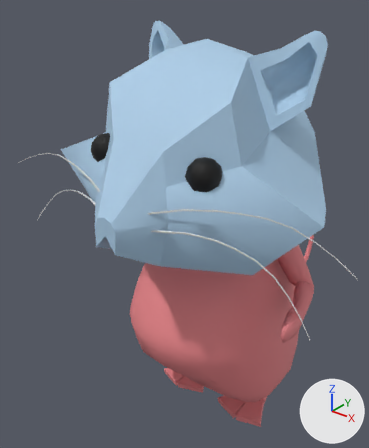
An edit to the FBX model cairn_unity/Assets/mikey/mikey.2.fbx, drawn before and after from the same camera.
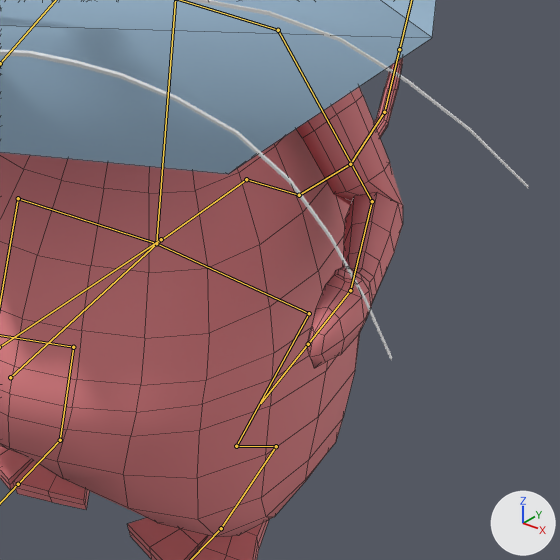
Each version appears first whole from a camera (50 mm lens) standing at (3.08, -3.3, 5.33) and looking at (-0.57, 1.26, 2.5), and next in a close-up on the part from 47% to 100% of the width and 48% to 92% of the height. The lights are fixed; the arrows at lower right show +X, +Y and +Z. Both versions are drawn at frame 23 of the action 'Armature|Strafe'; the numbers are the values there. The bones that bend it are drawn over the model as lines in the close-ups. The close-ups show mesh edges as thin lines.

The first close-up shows 'Body', 'Head', 'Whiskers'.
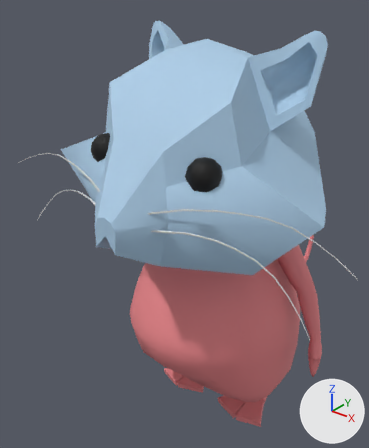
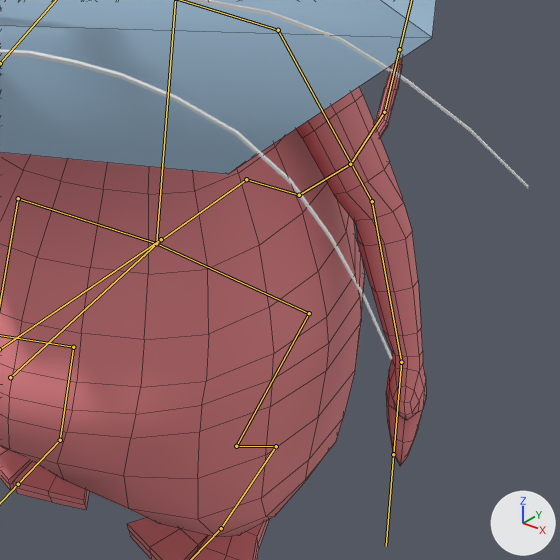
Location of each change, (x1, y1, x2, y2) in pixels of the close-ups (560 x 560 px):
'Body', posed: before (0, 58, 403, 560); after (0, 58, 426, 560)
bone 'LowerArm.L', root to tip: before (372, 201) to (350, 290); after (372, 201) to (401, 362)

The edits, one by one:
Bone 'LowerArm.L' (bone_lowerarm_l) turns from (21, -36, -92) to (-13, -33, -5) degrees about its own x, y and z.
